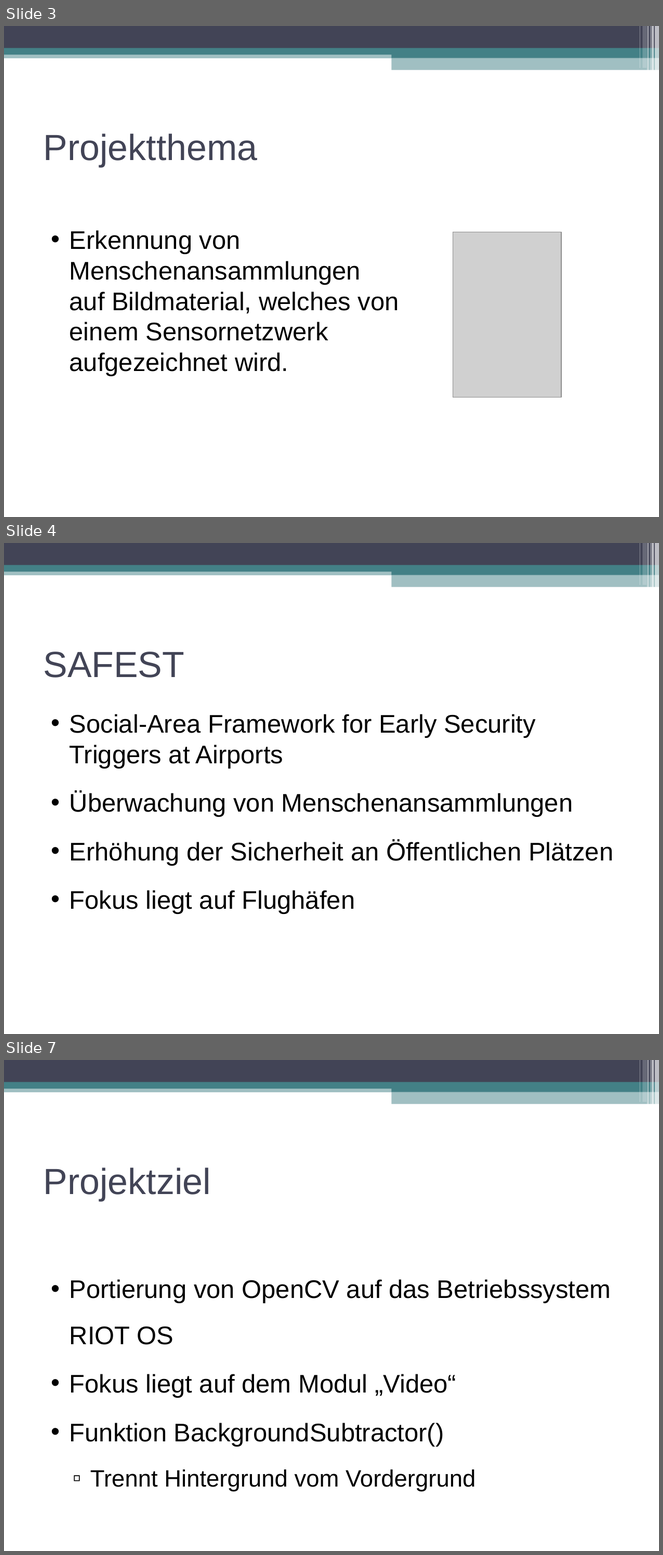
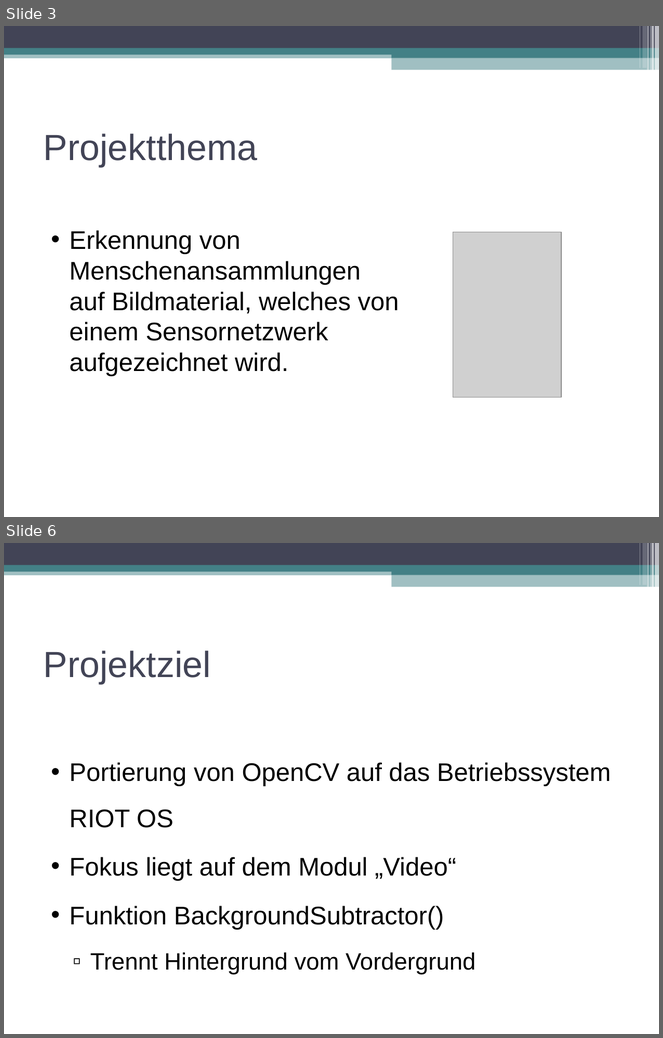
Before and after one commit to swp2013riot/riot-opencv-port, a slide deck: doc/slides/intro_presentation.odp. Shown one above the other, each under a label of ours: slides 3, 4 and 7 before the commit, slides 3 and 6 after it; the slides between them are not shown. The pictures are 663x1555 and 663x1038 pixels, drawn with LibreOffice and Linux fonts; fonts in the diff are those of the drawing; grey boxes stand for pictures. Boxes give left, top, right and bottom in pixels: in the first picture for what was removed or moved away, otherwise in the second. Text is boxed around its words. In the diff, an @@ line names an element or a change of style, - is before the commit and + after.

```diff
--- a/doc/slides/intro_presentation.odp
+++ b/doc/slides/intro_presentation.odp
@@ slide 4 removed at (4,543,659,1034), background #FFFFFF; not listed: 11 template elements that a slide beside it also shows @@
@@ title removed at (43,652,184,678) @@
-SAFEST
@@ text removed at (70,714,613,914) @@
-• Social-Area Framework for Early Security Triggers at Airports
-• Überwachung von Menschenansammlungen
-• Erhöhung der Sicherheit an Öffentlichen Plätzen
-• Fokus liegt auf Flughäfen
@@ what was slide 7 is now slide 6 @@
```
Also in this commit, not shown: 3 slides changed, 1 slide added, 1 other slide removed, 3 other files.
